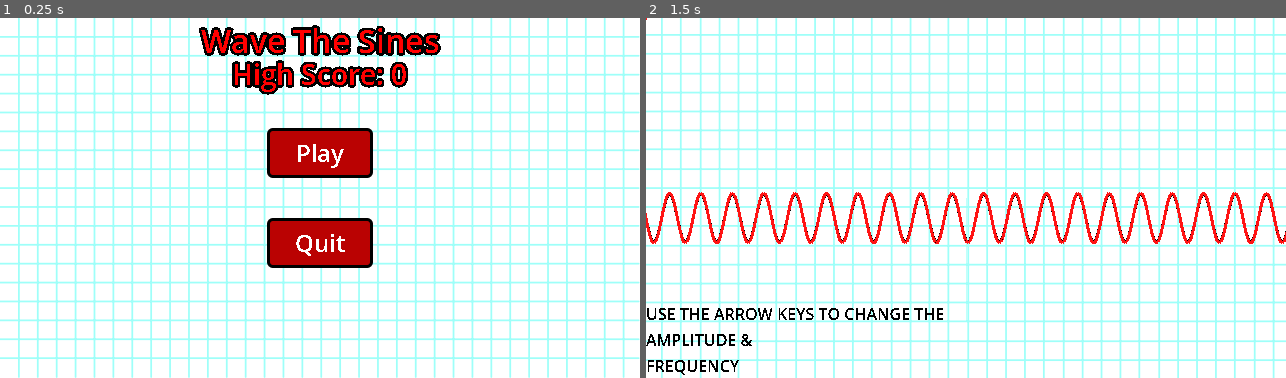
Above: before the commit, frames 1-2 (left to right).
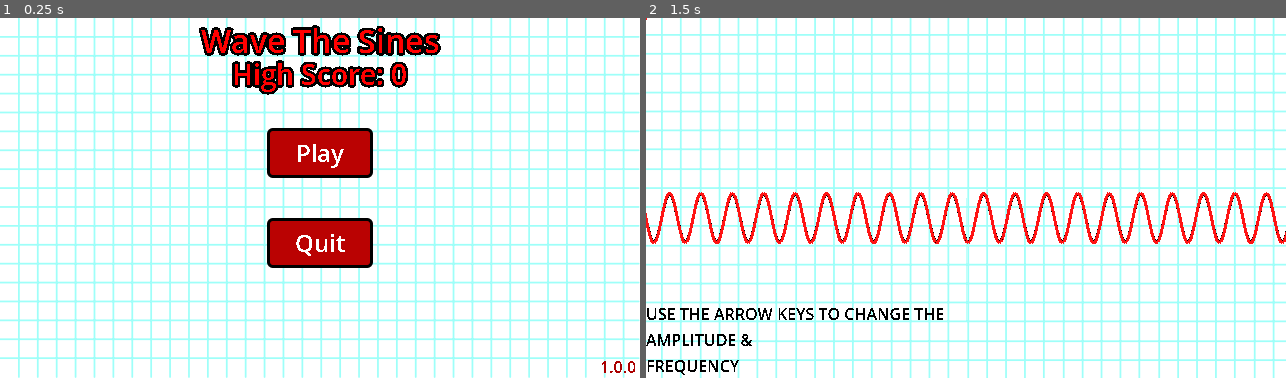
Above: after the commit, the same moments.

Repository: Ashy1464032/Wave-The-Sines
Game: Godot game, scene res://scenes/main_menu.tscn
The game is run twice, just before and just after one commit, with the same random seed, the same clock (stepped at 60 frames per second) and the same inputs.
Inputs:
- Up to frame 1 (0.25 s): no input
- Up to frame 2 (1.5 s): click "Play" at 0.5 s; tap Enter at 1.25 s; hold Right (FreqUp) from 1.28 s (still down)

The runs differ from the first frame. In frame 1, less than 0.1% of the frame differs, in the area x 94-100%, y 95-99%; in frame 2, nothing differs.

Commit message:
Added save to high score

Diff:
--- a/project.godot
+++ b/project.godot
@@ -13,8 +13,11 @@
 config/name="Wave The Sines"
 config/version="1.0.0"
 run/main_scene="uid://dyfo0mps4eg33"
+config/use_custom_user_dir=true
+config/custom_user_dir_name="Save"
 config/features=PackedStringArray("4.5", "Forward Plus")
 config/icon="uid://dp34vt35smlre"
+boot_splash/minimum_display_time=1000
 
 [autoload]
 
@@ -63,6 +66,7 @@
 [rendering]
 
 textures/canvas_textures/default_texture_filter=0
+textures/vram_compression/import_etc2_astc=true
 anti_aliasing/quality/msaa_2d=1
 anti_aliasing/quality/msaa_3d=1
 textures/decals/filter=0
--- /dev/null
+++ b/resources/PlayerData.tres
@@ -0,0 +1,8 @@
+[gd_resource type="Resource" script_class="PlayerData" load_steps=2 format=3 uid="uid://dxta4bpx6bprv"]
+
+[ext_resource type="Script" uid="uid://lhgpvbt6d7n5" path="res://resources/player_data.gd" id="1_a77g8"]
+
+[resource]
+script = ExtResource("1_a77g8")
+player_wave_colour = Color(1, 0, 0, 1)
+metadata/_custom_type_script = "uid://lhgpvbt6d7n5"
--- /dev/null
+++ b/resources/player_data.gd
@@ -0,0 +1,5 @@
+class_name PlayerData
+extends Resource
+
+@export var high_score: int
+@export var player_wave_colour: Color
--- a/scenes/main_menu.tscn
+++ b/scenes/main_menu.tscn
@@ -146,5 +146,18 @@
 theme_override_styles/hover = SubResource("StyleBoxFlat_8ln24")
 text = "Quit"
 
+[node name="Version" type="Label" parent="Background"]
+layout_mode = 1
+anchors_preset = 3
+anchor_left = 1.0
+anchor_top = 1.0
+anchor_right = 1.0
+anchor_bottom = 1.0
+offset_left = -40.0
+offset_top = -23.0
+grow_horizontal = 0
+grow_vertical = 0
+theme_override_colors/font_color = Color(0.67, 0, 0, 1)
+
 [connection signal="pressed" from="Background/Options/PlayBtn" to="." method="_on_play_btn_pressed"]
 [connection signal="pressed" from="Background/Options/QuitBtn" to="." method="_on_quit_btn_pressed"]
--- a/scripts/game.gd
+++ b/scripts/game.gd
@@ -3,11 +3,12 @@
 var rounds: int = 0
 var high_score: int = 0
 
-var config = ConfigFile.new()
+const SAVE_GAME_PATH = "user://sineGameData.tres"
+
+@export var playerData: PlayerData = preload("uid://dxta4bpx6bprv")
 
 func _ready() -> void:
-	if (!config.has_section("data")):
-		config.set_value("data", "high_score", 0)
+	load_game()
 
 func increment_score():
 	rounds = clampi(rounds+1, 0, 999)
@@ -18,9 +19,10 @@
 	save_game()
 	rounds = 0
 
-func save_game():
-	config.set_value("data", "high_score", high_score)
-	config.save("user://sine.cfg")
+func save_game() -> void:
+	playerData.high_score = high_score
+	ResourceSaver.save(playerData, SAVE_GAME_PATH)
 
 func load_game():
-	high_score = config.get_value("data", "high_score", 0)
+	if ResourceLoader.exists(SAVE_GAME_PATH):
+		playerData = ResourceLoader.load(SAVE_GAME_PATH).duplicate(true)
--- a/scripts/main.gd
+++ b/scripts/main.gd
@@ -9,7 +9,7 @@
 
 # Called when the node enters the scene tree for the first time.
 func _ready() -> void:
-	Game.load_game()
+	pass
 
 func check_amp() -> bool:
 	if player_wave.amplitude == wave.amplitude:
--- a/scripts/main_menu.gd
+++ b/scripts/main_menu.gd
@@ -1,10 +1,12 @@
 extends Control
 
 @onready var high_score: Label = $Background/HighScore
+@onready var version: Label = $Background/Version
 
 func _ready() -> void:
 	Game.load_game()
-	high_score.text = "High Score: " + str(Game.high_score)
+	high_score.text = "High Score: " + str(Game.playerData.high_score)
+	version.text = str(ProjectSettings.get_setting("application/config/version"))
 
 func _on_play_btn_pressed() -> void:
 
--- a/scripts/win_screen.gd
+++ b/scripts/win_screen.gd
@@ -2,6 +2,7 @@
 @onready var victory_text: Label = $Main/VictoryText
 
 func _ready() -> void:
+	Game.save_game()
 	victory_text.text = "You Won Round: " + str(Game.rounds)
 
 
@@ -11,3 +12,4 @@
 
 func _on_menu_btn_pressed() -> void:
 	get_tree().change_scene_to_file("uid://dyfo0mps4eg33")
+	Game.reset_score()
Not shown, added: export_presets.cfg
Not shown, added: resources/player_data.gd.uid
Not shown, changed: .gitignore
